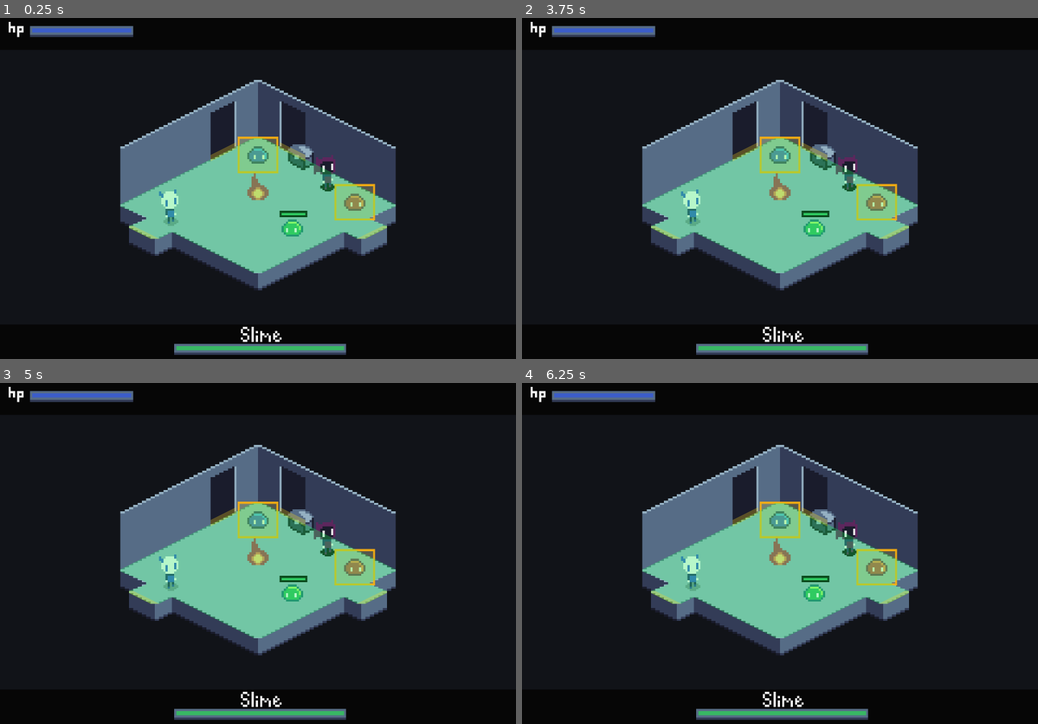
Above: before the commit, frames 1-4 (two rows, left to right).
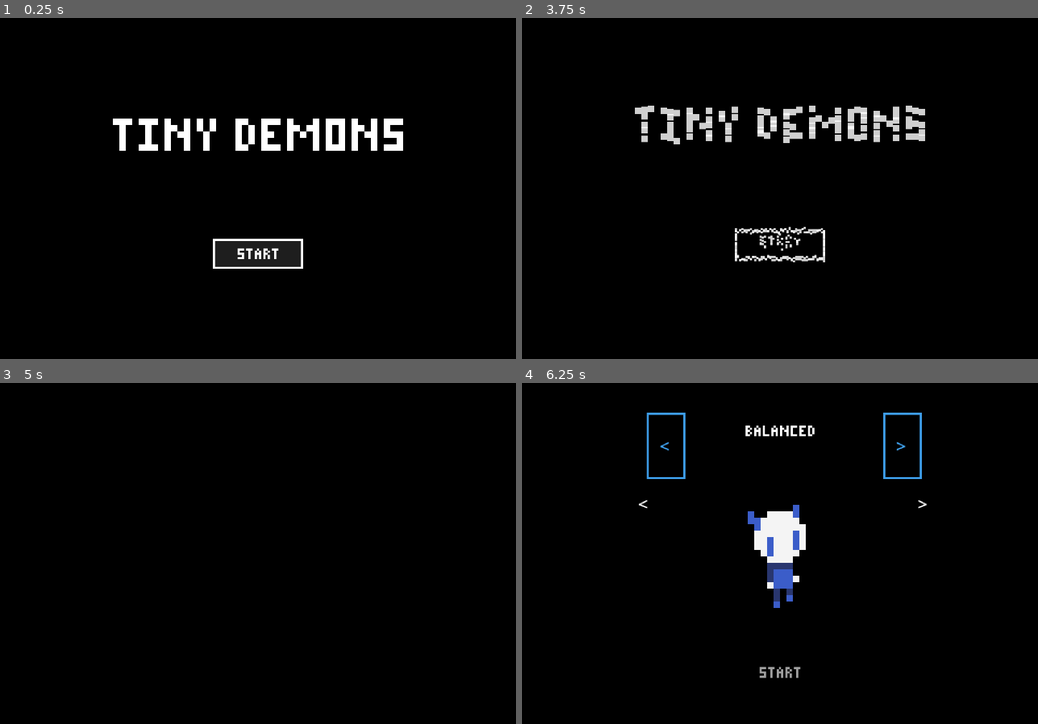
Above: after the commit, the same moments.

Repository: Whynchu/TinyDemons
Game: Godot game, scene res://scenes/main.tscn
The game is run twice, just before and just after one commit, with the same random seed, the same clock (stepped at 60 frames per second) and the same inputs.
Inputs (mouse positions are in pixels of both pictures, inside the frame that each line leads up to):
- Up to frame 1 (0.25 s): no input
- Up to frame 2 (3.75 s): click (780, 253) at 0.52 s; click (780, 253) at 1.27 s; click (780, 249) at 2.02 s; click (780, 249) at 2.77 s; tap Enter (ui_accept) at 3.5 s; move the mouse to (893, 171) at 3.52 s; hold Right (ui_right) from 3.53 s (still down); hold Q from 3.53 s (still down); click (893, 171) at 3.67 s
- Up to frame 3 (5 s): tap Enter (ui_accept) at 3.77 s; release Right (ui_right) at 4.25 s; release Q at 4.25 s; click (258, 669) at 4.27 s
- Up to frame 4 (6.25 s): click (780, 669) at 5.02 s; click (780, 672) at 5.77 s

The runs differ from the first frame. In frame 1, 26% of the frame differs, in the area x 1-79%, y 1-99%; in frame 2, 26%; in frame 3, 25%; in frame 4, 26%.
Error before the commit: Parse Error: Identifier "pixel_particle_texture_cache" not declared in the current scope. (res://scripts/gameplay.gd:3031)

Commit message:
Fix migrated cache references

Diff:
--- a/tiny-demons/scripts/gameplay.gd
+++ b/tiny-demons/scripts/gameplay.gd
@@ -3028,12 +3028,12 @@
 func _pixel_particle_texture(color: Color, size: int = 1) -> Texture2D:
 	var key := "%s:%d" % [_rgb_key(color), size]
 	if effects_spawner.pixel_particle_texture_cache.has(key):
-		return pixel_particle_texture_cache[key]
+		return effects_spawner.pixel_particle_texture_cache[key]
 
 	var image := Image.create(size, size, false, Image.FORMAT_RGBA8)
 	image.fill(color)
 	var texture := ImageTexture.create_from_image(image)
-	pixel_particle_texture_cache[key] = texture
+	effects_spawner.pixel_particle_texture_cache[key] = texture
 	return texture
 
 
@@ -3042,7 +3042,7 @@
 		return null
 	var key := "%s:white_texture" % source.resource_path
 	if occlusion_renderer.white_image_cache.has(key):
-		return white_image_cache[key]
+		return occlusion_renderer.white_image_cache[key]
 
 	var image := _cached_texture_image(source).duplicate()
 	for y in image.get_height():
@@ -3051,7 +3051,7 @@
 			if color.a > 0.0:
 				image.set_pixel(x, y, Color(1, 1, 1, color.a))
 	var texture := ImageTexture.create_from_image(image)
-	white_image_cache[key] = texture
+	occlusion_renderer.white_image_cache[key] = texture
 	return texture
 
 
@@ -4359,7 +4359,7 @@
 		return null
 	var cache_key := source.resource_path if not source.resource_path.is_empty() else str(source.get_instance_id())
 	if occlusion_renderer.texture_image_cache.has("%s:bright_bar" % cache_key):
-		return texture_image_cache["%s:bright_bar" % cache_key]
+		return occlusion_renderer.texture_image_cache["%s:bright_bar" % cache_key]
 
 	var image := source.get_image()
 	if image == null:
@@ -4379,7 +4379,7 @@
 			image.set_pixel(x, y, Color(bright_color.r, bright_color.g, bright_color.b, color.a))
 
 	var texture := ImageTexture.create_from_image(image)
-	texture_image_cache["%s:bright_bar" % cache_key] = texture
+	occlusion_renderer.texture_image_cache["%s:bright_bar" % cache_key] = texture
 	return texture
 
 
